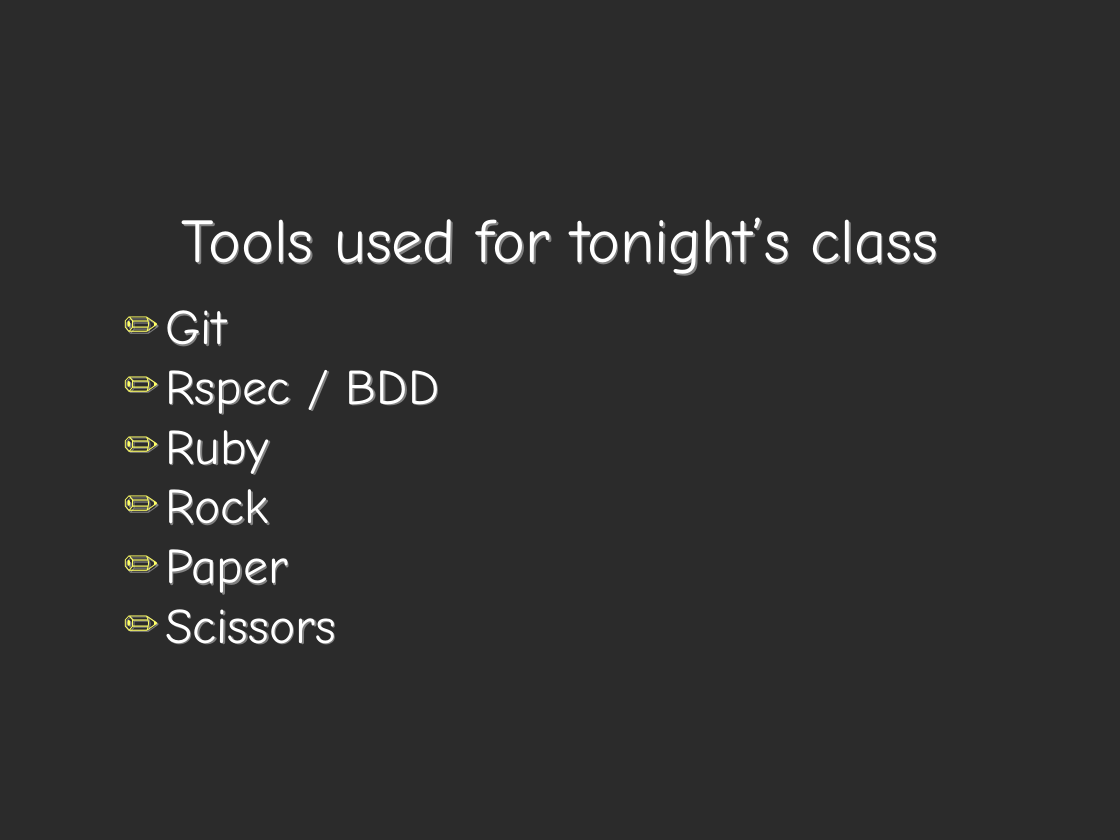
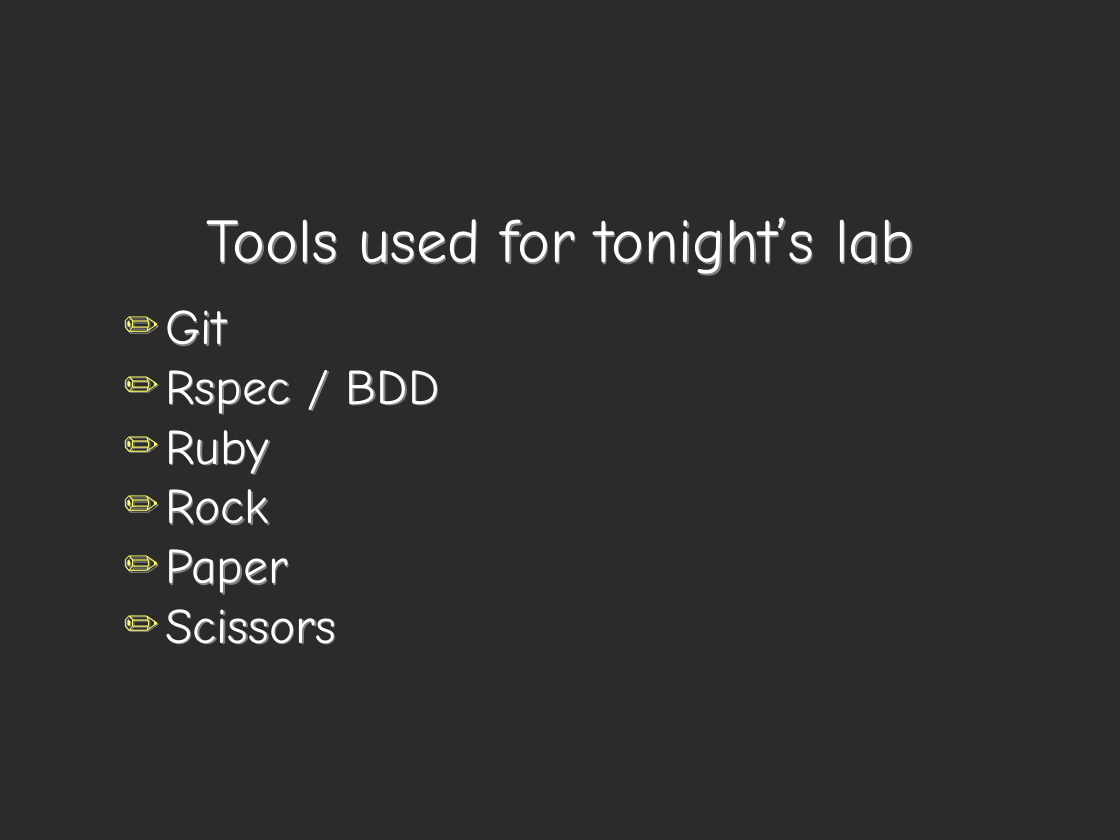
Before and after one commit to areinmeyer/rock_paper_scissors, a slide deck: slide 11 of atlrug_rock_paper_scissors.ppt (slide 10 before the commit). Drawn at 1120x840 pixels with LibreOffice and Linux fonts; fonts in the diff are those of the drawing; background and template pictures are left out; a plain dark background stands for a picture behind light text. Boxes give left, top, right and bottom in pixels: in the first picture for what was removed or moved away, otherwise in the second. Text is boxed around its words. In the diff, an @@ line names an element or a change of style, - is before the commit and + after.

```diff
--- a/atlrug_rock_paper_scissors.ppt
+++ b/atlrug_rock_paper_scissors.ppt
@@ title at <box>206,217,914,276</box>: text changed @@
-Tools used for tonight’s class
+Tools used for tonight’s lab
```
Also in this commit, not shown: 3 other slides changed.
